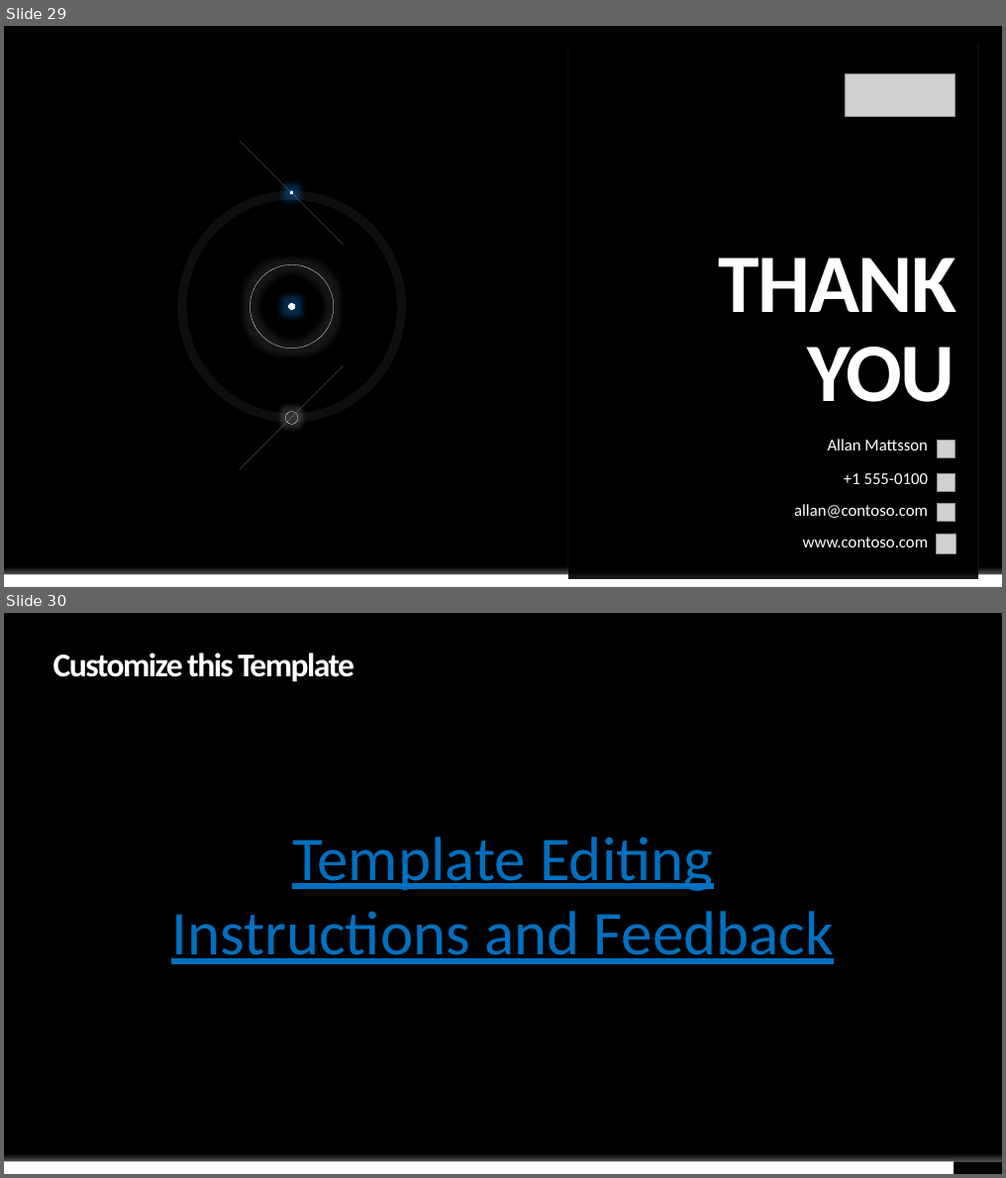
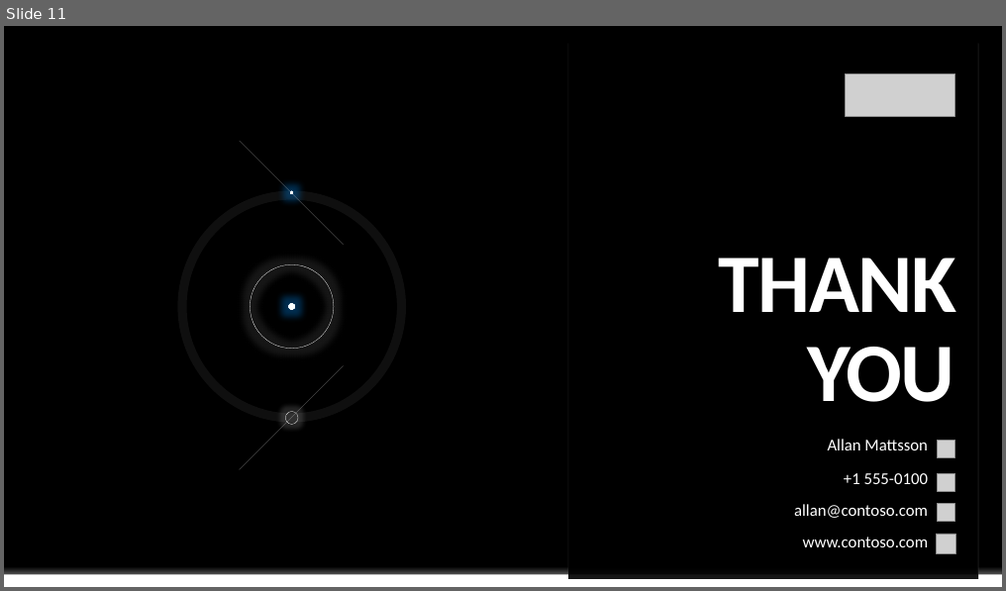
Before and after one commit to envyst/sign-language-application, a slide deck: laporan/Sign Language App Project Presentation.pptx. Shown one above the other, each under a label of ours: slides 29 and 30 before the commit, slide 11 after it. The pictures are 1006x1178 and 1006x591 pixels, drawn with LibreOffice and Linux fonts; fonts in the diff are those of the drawing; grey boxes stand for pictures; background and template pictures are left out. Boxes give left, top, right and bottom in pixels: in the first picture for what was removed or moved away, otherwise in the second. Text is boxed around its words. In the diff, an @@ line names an element or a change of style, - is before the commit and + after.

```diff
--- a/laporan/Sign Language App Project Presentation.pptx
+++ b/laporan/Sign Language App Project Presentation.pptx
@@ slide 30 removed at [4, 613, 1002, 1174], background #000000; not listed: 1 template element that a slide beside it also shows @@
@@ title removed at [54, 653, 354, 682] @@
-Customize this Template
@@ text removed at [171, 837, 834, 964] @@
-Template Editing Instructions and Feedback
@@ rectangle removed at [4, 1161, 954, 1174] @@
@@ what was slide 29 is now slide 11 @@
```
Also in this commit, not shown: 3 slides changed, 4 slides added, 22 other slides removed.
